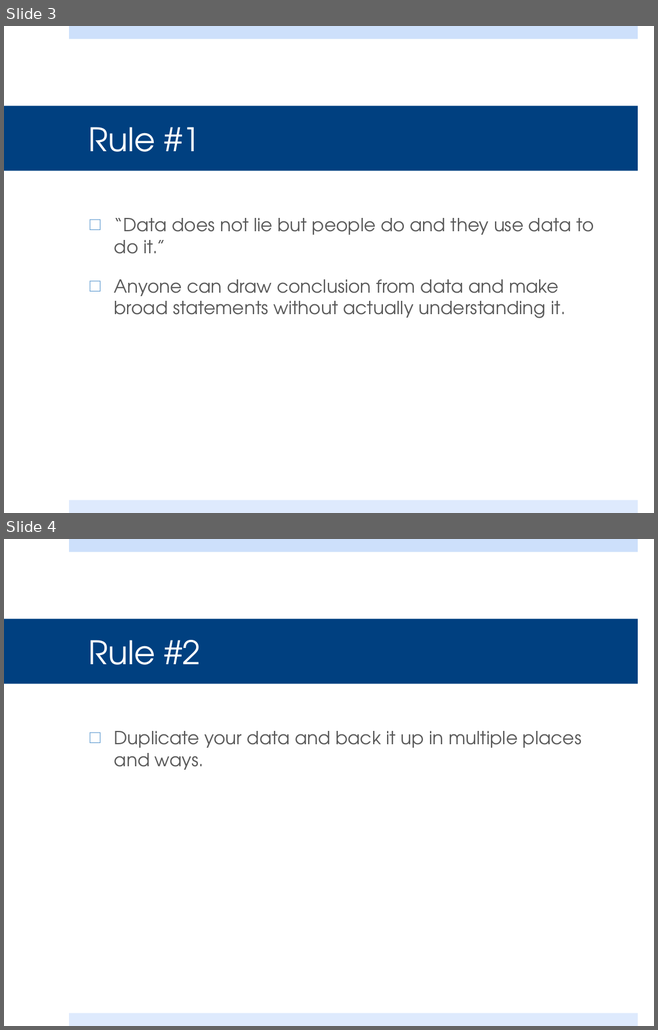
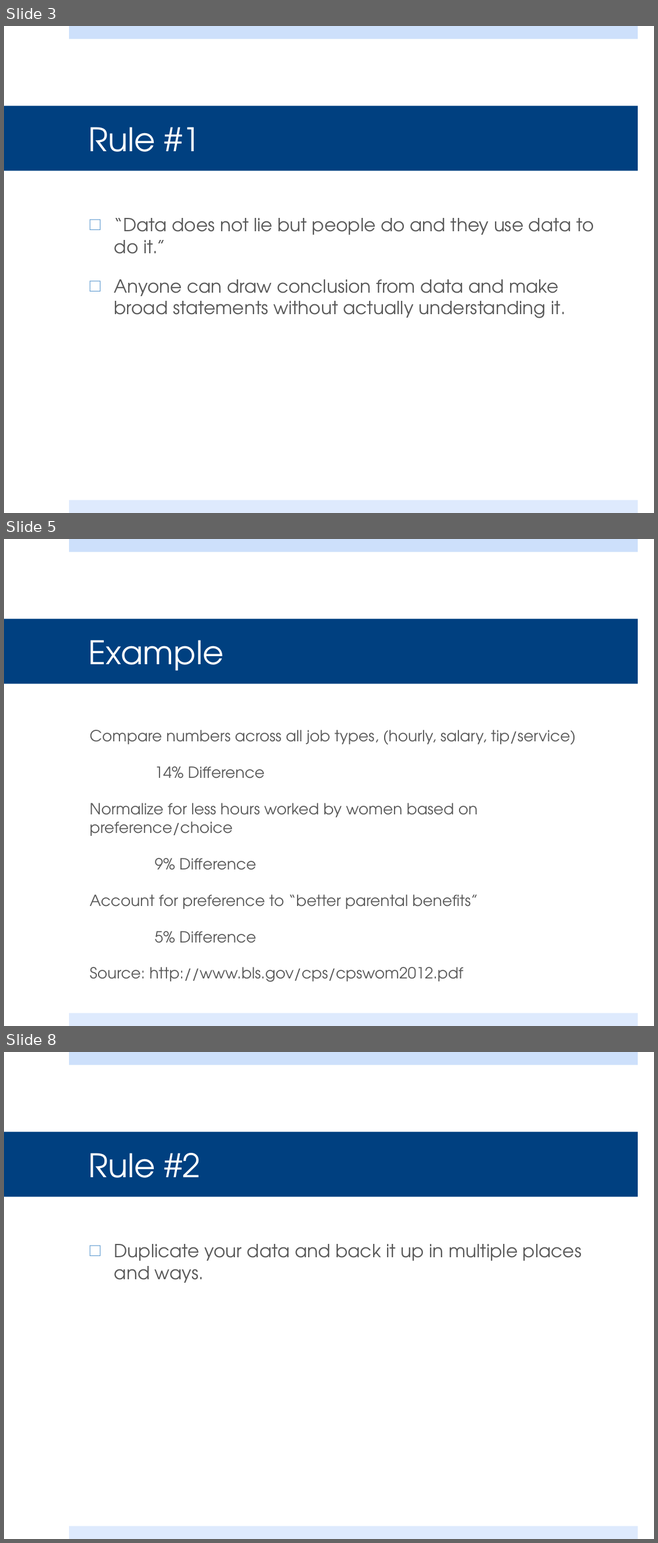
Before and after one commit to steven-king/j586, a slide deck: _classes/17_data/Class17_data.pptx. Shown one above the other, each under a label of ours: slides 3 and 4 before the commit, slides 3, 5 and 8 after it; the slides between them are not shown. The pictures are 658x1030 and 658x1543 pixels, drawn with LibreOffice and Linux fonts; fonts in the diff are those of the drawing. Boxes give left, top, right and bottom in pixels: in the first picture for what was removed or moved away, otherwise in the second. Text is boxed around its words. In the diff, an @@ line names an element or a change of style, - is before the commit and + after.

```diff
--- a/_classes/17_data/Class17_data.pptx
+++ b/_classes/17_data/Class17_data.pptx
@@ slide 5 added at <box>4,539,654,1026</box>, background #FFFFFF; not listed: 2 template elements that a slide beside it also shows @@
@@ title added at <box>4,619,637,684</box>, fill #004080, 36 pt, text #FFFFFF @@
+Example
@@ text added at <box>90,730,575,982</box>, 17 pt, text #595959 @@
+Compare numbers across all job types, (hourly, salary, tip/service)
+14% Difference
+Normalize for less hours worked by women based on preference/choice
+9% Difference
+Account for preference to “better parental benefits”
+5% Difference
+Source: http://www.bls.gov/cps/cpswom2012.pdf
@@ what was slide 4 is now slide 8 @@
```
Also in this commit, not shown: 3 slides changed, 5 other slides added, 1 slide removed.
